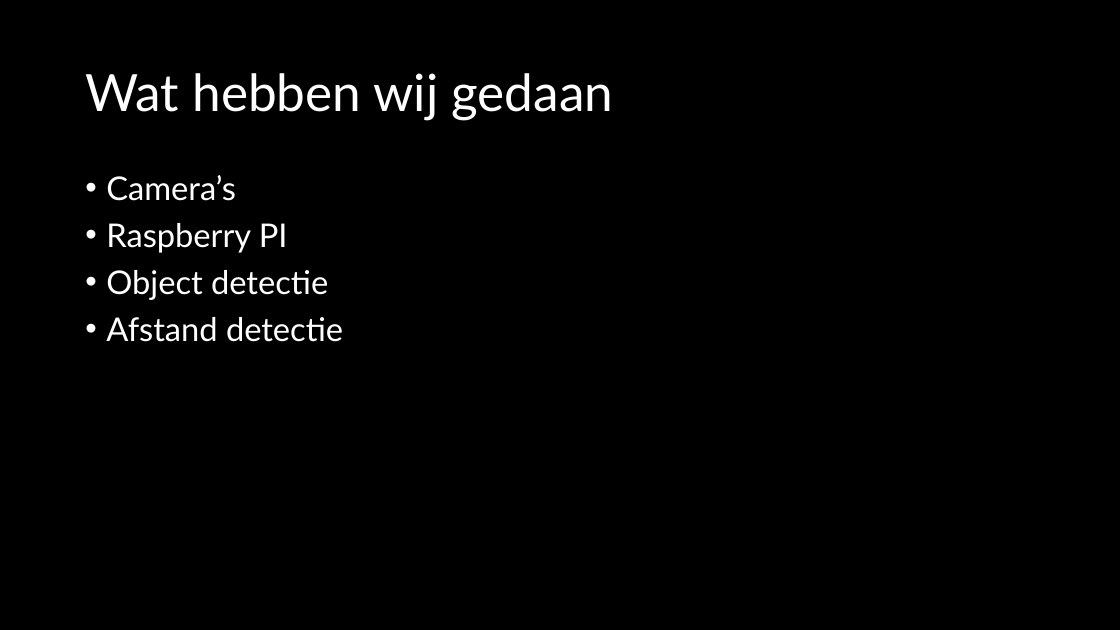
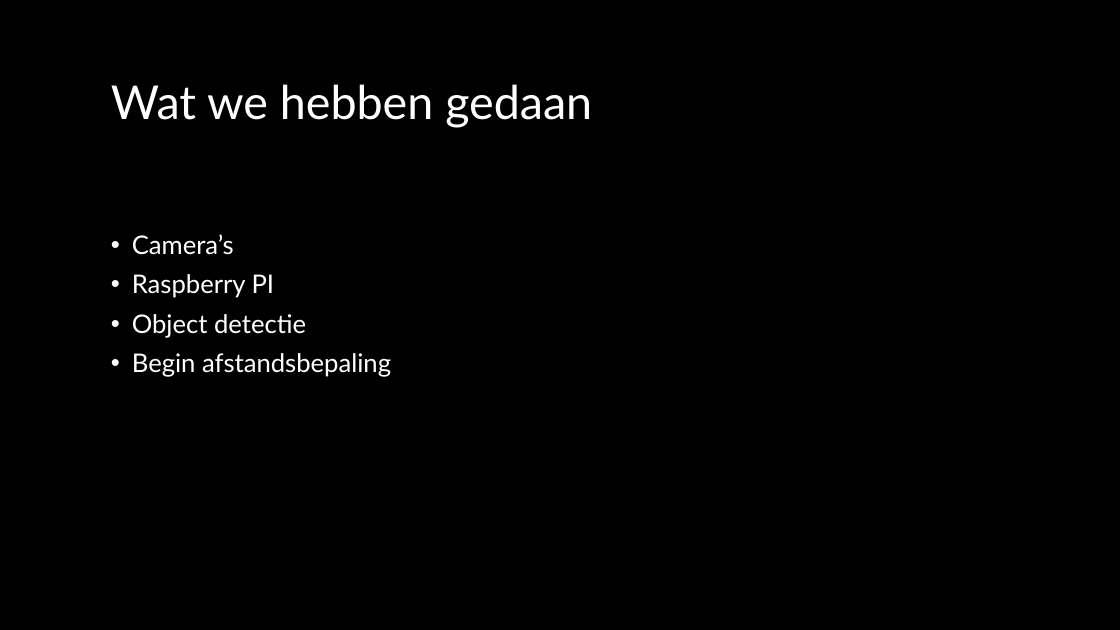
Before and after one commit to TomHeij/Project5-6, a slide deck: slide 7 of Opleverset_Project_5-6/Manage_&_Control/50% Presentatie.pptx (slide 5 before the commit). Drawn at 1120x630 pixels with LibreOffice and Linux fonts; fonts in the diff are those of the drawing. Boxes give left, top, right and bottom in pixels: in the first picture for what was removed or moved away, otherwise in the second. Text is boxed around its words. In the diff, an @@ line names an element or a change of style, - is before the commit and + after.

```diff
--- a/Opleverset_Project_5-6/Manage_&_Control/50% Presentatie.pptx
+++ b/Opleverset_Project_5-6/Manage_&_Control/50% Presentatie.pptx
@@ title at (x1=111, y1=84, x2=592, y2=128): text changed; size 44 to 40 pt @@
-Wat hebben wij gedaan
+Wat we hebben gedaan
@@ text "Camera’s" moved from (x1=106, y1=175, x2=343, y2=342) to (x1=132, y1=234, x2=391, y2=377) @@
@@ text at (x1=132, y1=234, x2=306, y2=338): size 28 to 22 pt in "Camera’s", "Raspberry PI", "Object detectie" @@
@@ text at (x1=132, y1=353, x2=391, y2=377): text changed; size 28 to 22 pt @@
-• Afstand detectie
+• Begin afstandsbepaling
```
Also in this commit, not shown: 1 other slide changed, 8 slides added, 4 slides removed, 1 other file.
